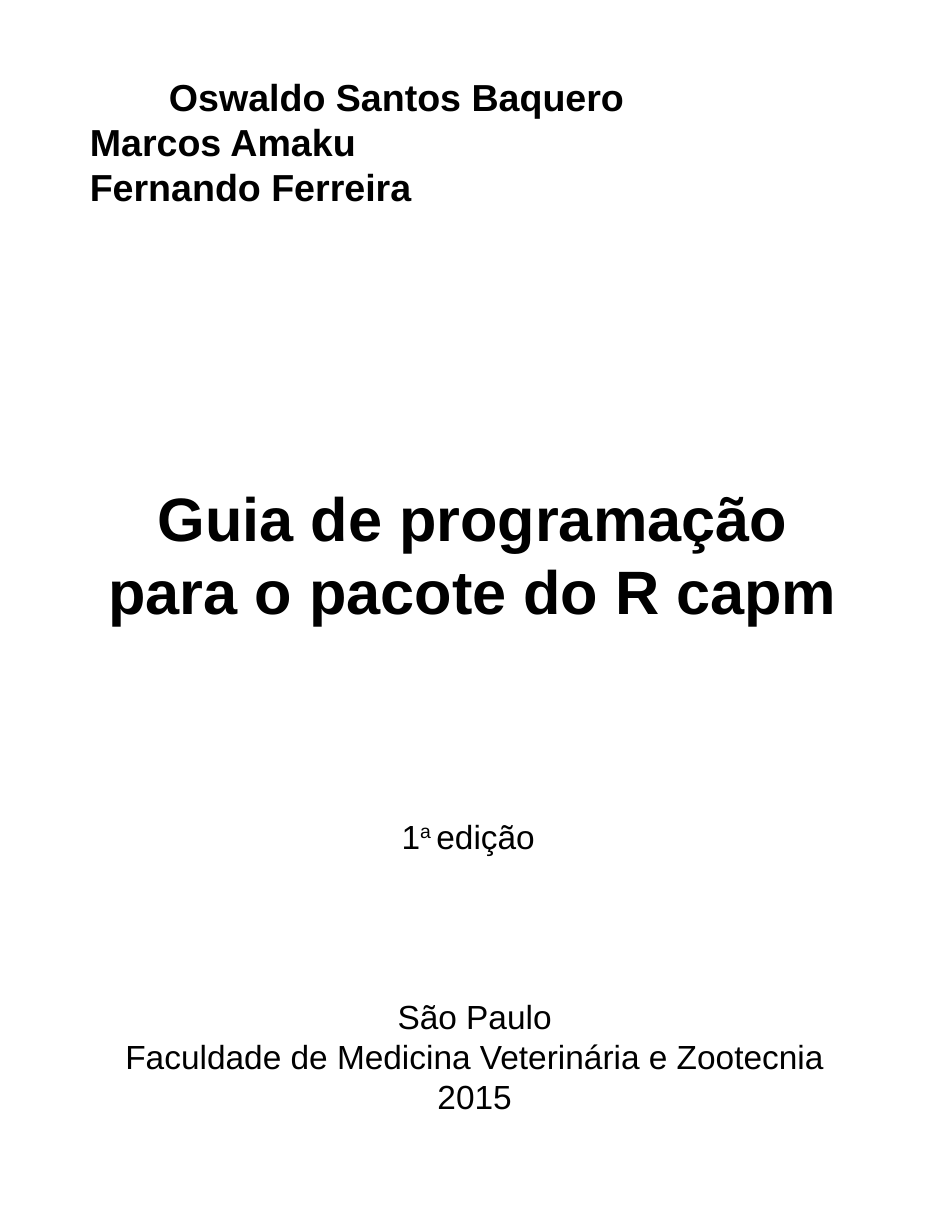
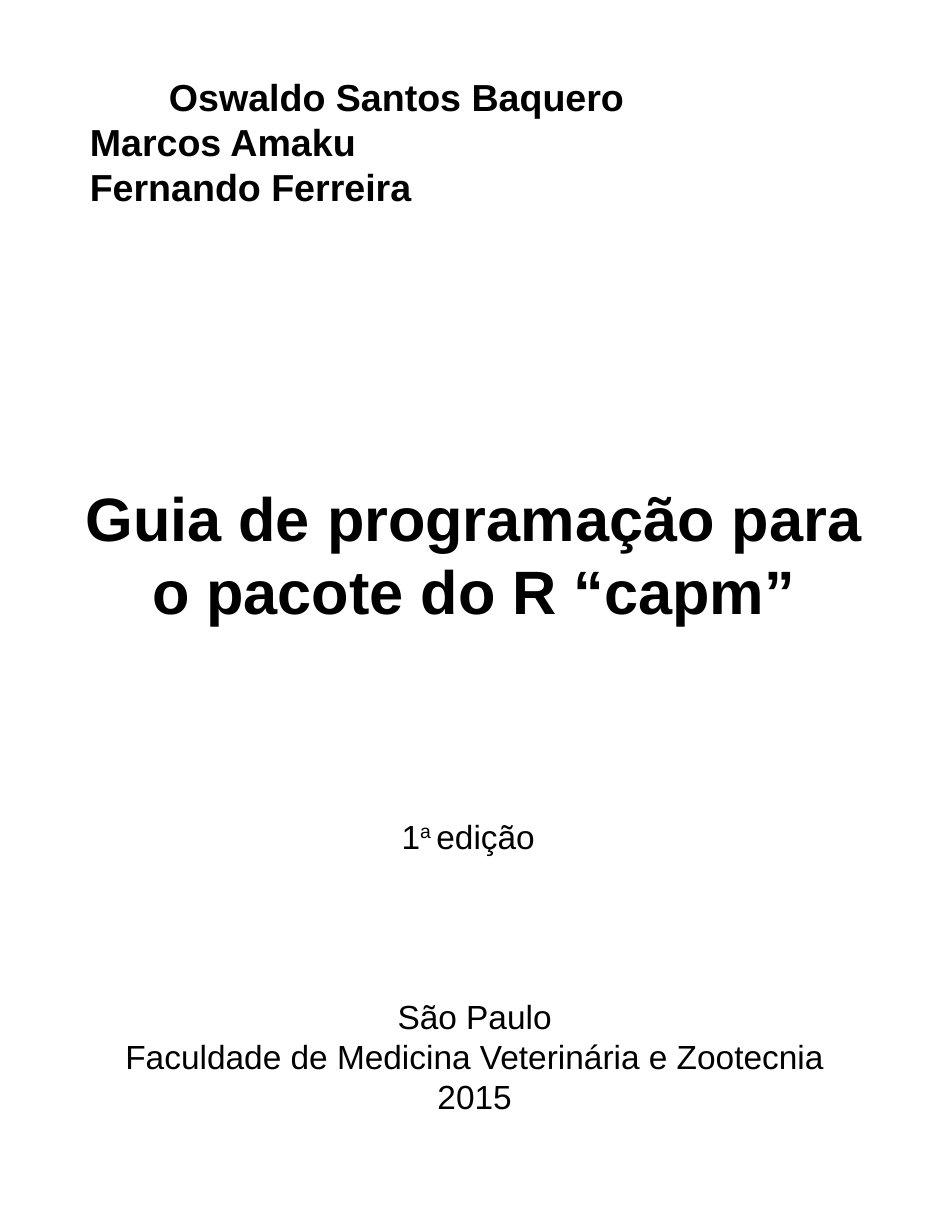
Before and after one commit to eduardocpacheco99/guia-de-programacao-para-o-pacote-do-r-capm, a slide deck: slide 1 of title-page.odp. Drawn at 940x1232 pixels with LibreOffice and Linux fonts; fonts in the diff are those of the drawing. Boxes give left, top, right and bottom in pixels: in the first picture for what was removed or moved away, otherwise in the second. Text is boxed around its words. In the diff, an @@ line names an element or a change of style, - is before the commit and + after.

```diff
--- a/title-page.odp
+++ b/title-page.odp
@@ text at <box>86,496,861,625</box>: text changed @@
-Guia de programação para o pacote do R capm
+Guia de programação para o pacote do R “capm”
```
Also in this commit, not shown: 5 other files.
